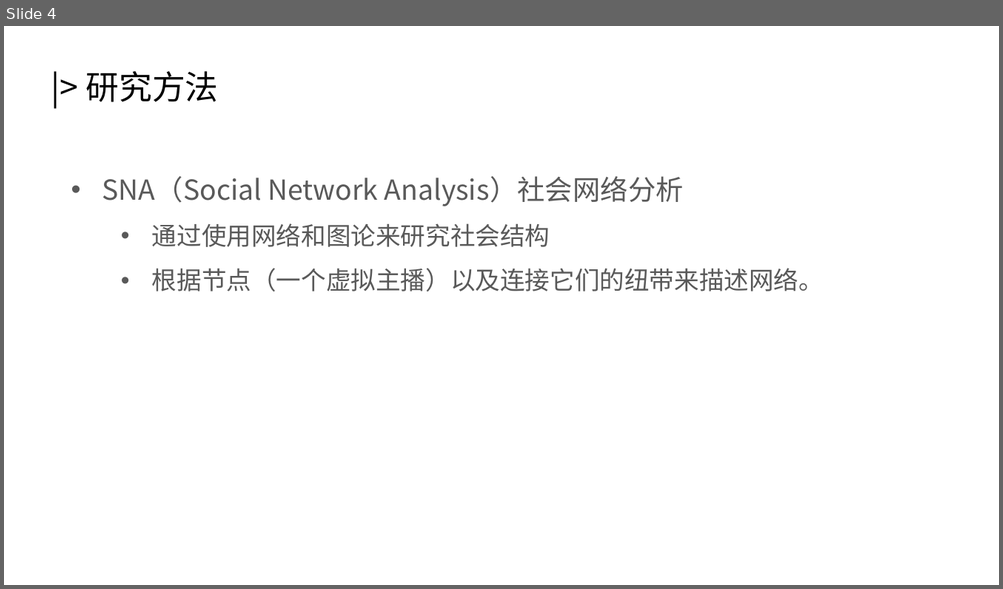
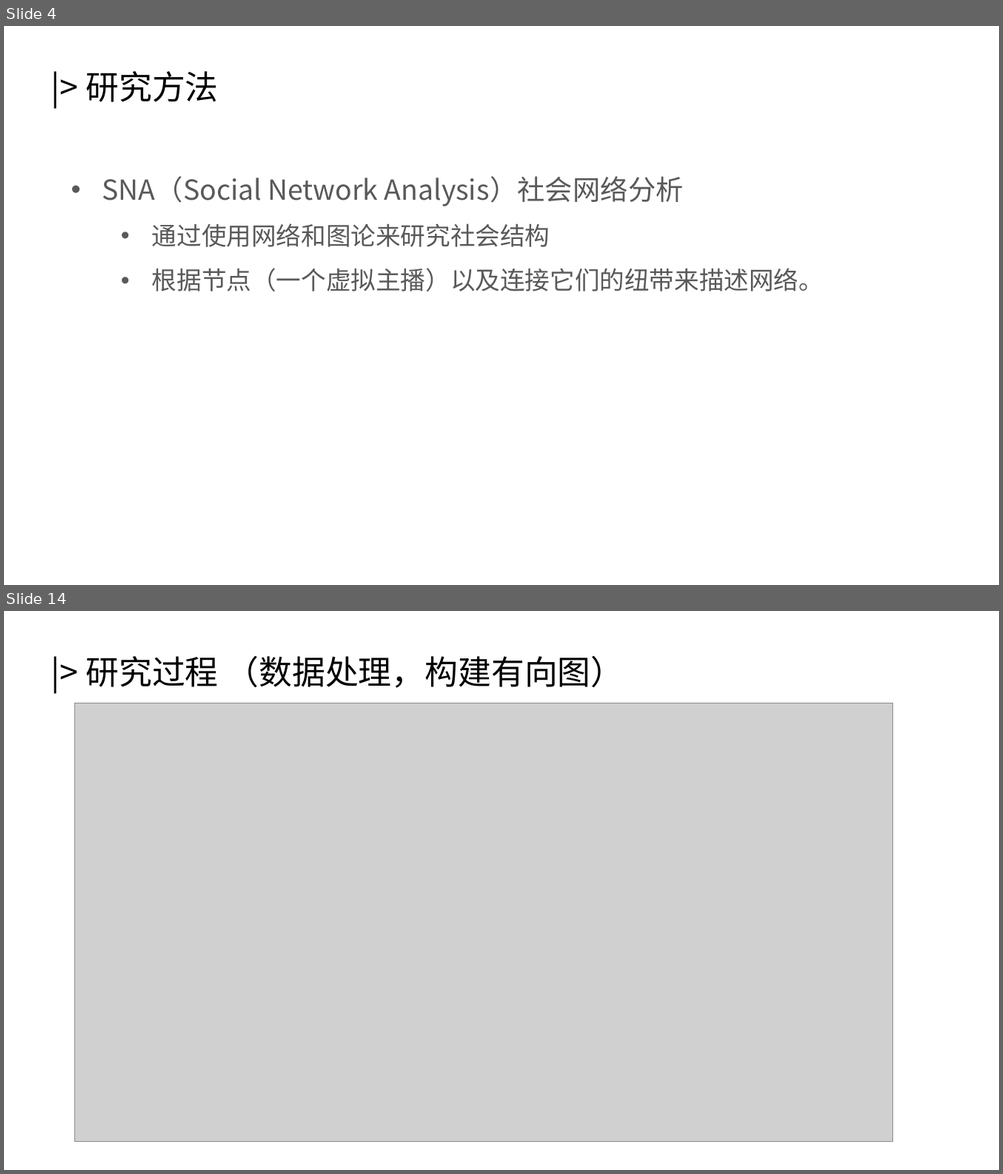
Before and after one commit to HomeArchbishop/math-modeling-2022, a slide deck: essay/复赛答辩.pptx. Shown one above the other, each under a label of ours: slide 4 before the commit, slides 4 and 14 after it; the slides between them are not shown. The pictures are 1003x589 and 1003x1174 pixels, drawn with LibreOffice and Linux fonts; fonts in the diff are those of the drawing; grey boxes stand for pictures. Boxes give left, top, right and bottom in pixels: in the first picture for what was removed or moved away, otherwise in the second. Text is boxed around its words. In the diff, an @@ line names an element or a change of style, - is before the commit and + after.

```diff
--- a/essay/复赛答辩.pptx
+++ b/essay/复赛答辩.pptx
@@ slide 14 added at (4,611,999,1170), background #FFFFFF @@
@@ text added at (86,655,624,688), 24 pt, text #000000 @@
+|> 研究过程 （数据处理，构建有向图）
@@ picture added at (74,703,892,1143) @@
```
Also in this commit, not shown: 1 slide changed, 15 other slides added.
